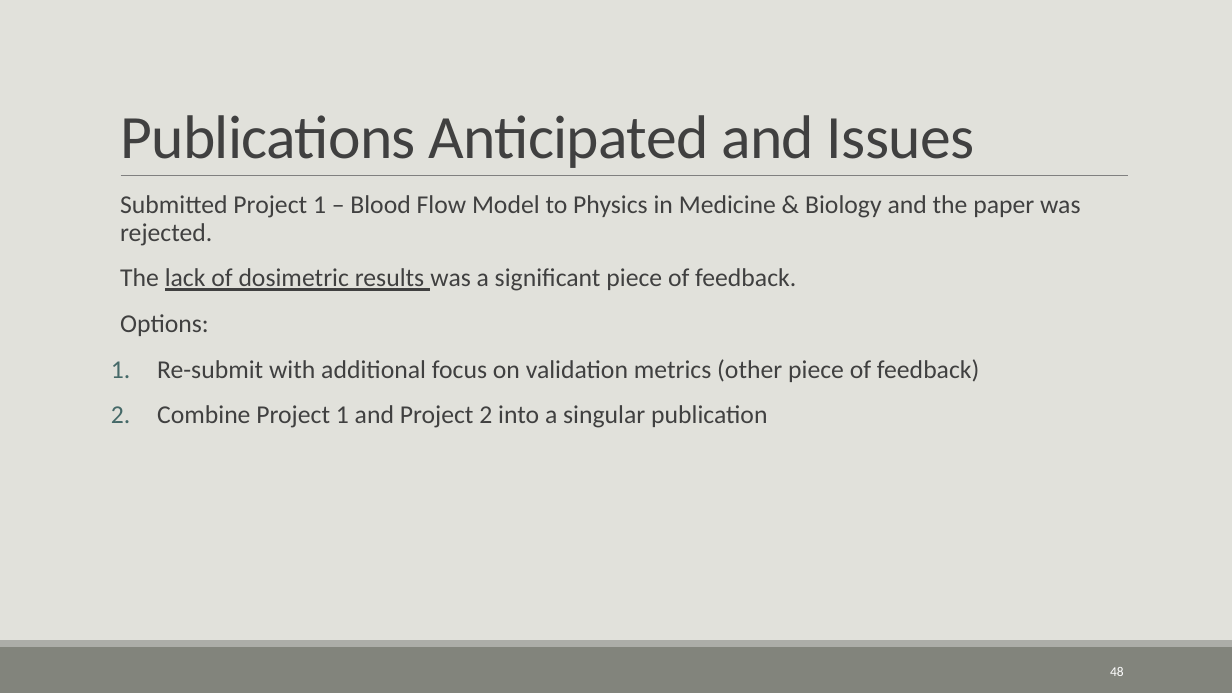
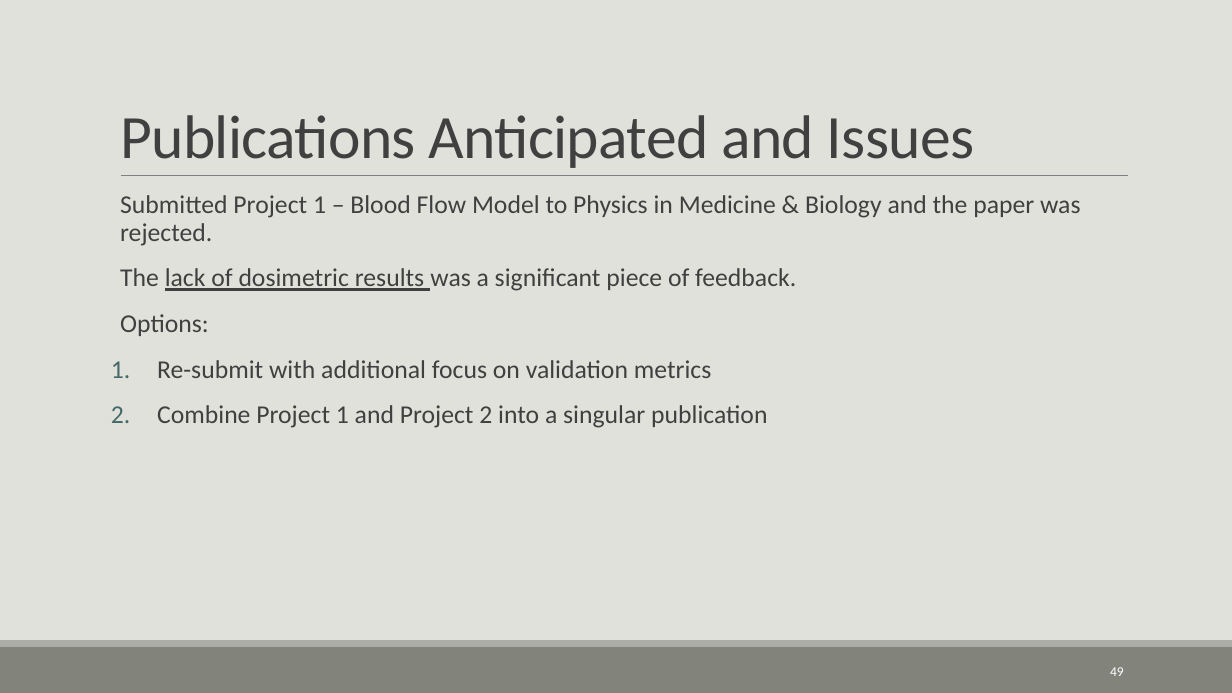
Before and after one commit to CNorthwayMedPhys/Full-Body-Flow-Model-Project, a slide deck: slide 49 of Working Documents/11.25_Committee Meeting.pptx (slide 48 before the commit). Drawn at 1232x693 pixels with LibreOffice and Linux fonts; fonts in the diff are those of the drawing. Boxes give left, top, right and bottom in pixels: in the first picture for what was removed or moved away, otherwise in the second. Text is boxed around its words. In the diff, an @@ line names an element or a change of style, - is before the commit and + after.

```diff
--- a/Working Documents/11.25_Committee Meeting.pptx
+++ b/Working Documents/11.25_Committee Meeting.pptx
@@ text at (157,360,712,378): text changed @@
-1. Re-submit with additional focus on validation metrics (other piece of feedback)
+1. Re-submit with additional focus on validation metrics
@@ page number at (1110,667,1124,676): text changed @@
-48
+49
```
Also in this commit, not shown: 8 other slides changed, 2 slides added, 1 slide removed, 6 other files.
